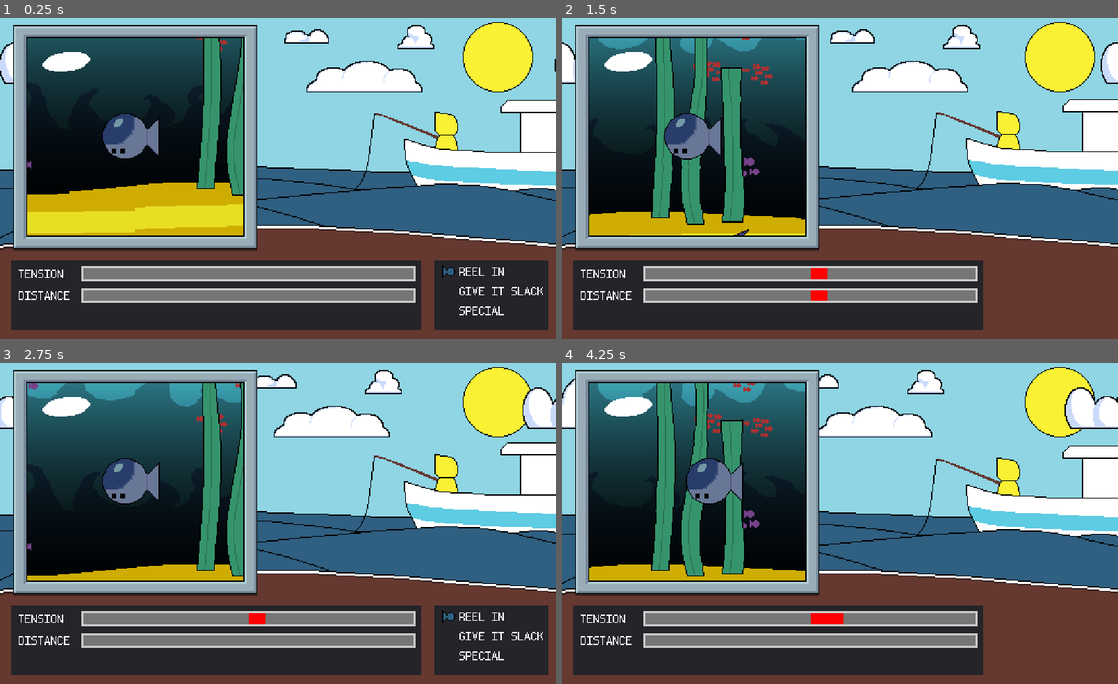
Above: before the commit, frames 1-4 (two rows, left to right).
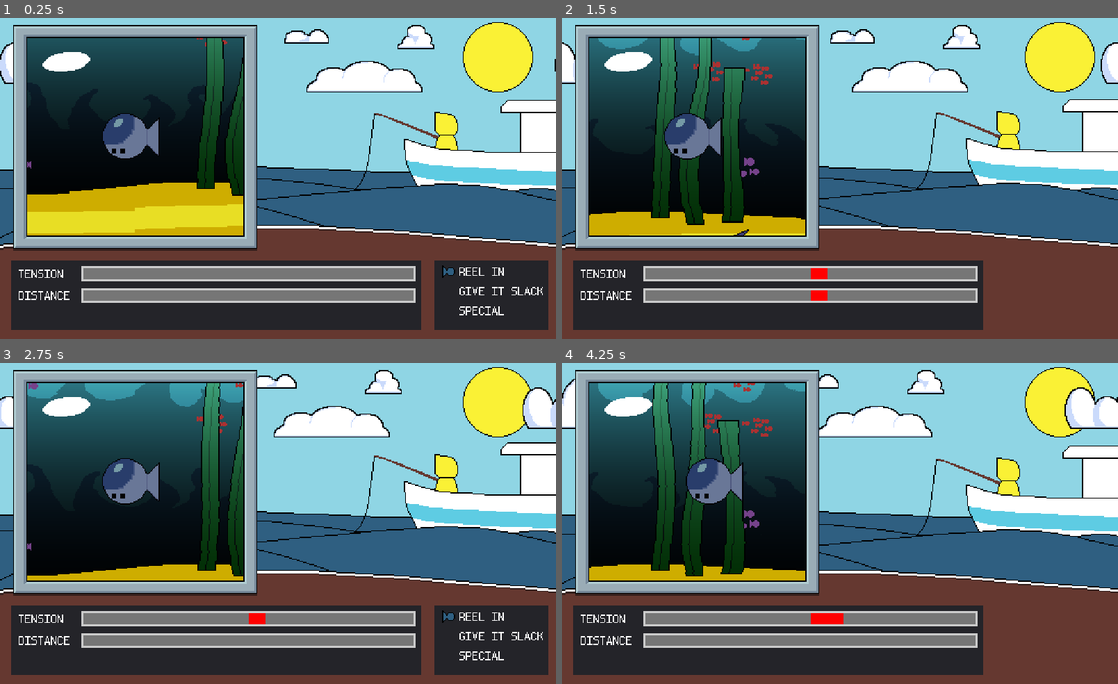
Above: after the commit, the same moments.

Repository: TateKennington/Battle-Fish-Saga
Game: Godot game, scene res://Battle.tscn
The game is run twice, just before and just after one commit, with the same random seed, the same clock (stepped at 60 frames per second) and the same inputs.
Inputs:
- Up to frame 1 (0.25 s): no input
- Up to frame 2 (1.5 s): tap Enter at 0.5 s; hold Up 0.53-1.28 s; tap Space at 0.77 s; hold Down from 1.28 s (still down)
- Up to frame 3 (2.75 s): tap Space at 1.52 s; release Down at 2.03 s; hold Up from 2.03 s (still down)
- Up to frame 4 (4.25 s): tap Space at 3.02, 3.77 s; release Up at 3.53 s; hold Down from 3.53 s (still down)

The runs differ from the first frame. In frame 1, 2.5% of the frame differs, in the area x 35-44%, y 6-55%; in frame 2, 4.4%; in frame 3, 2.7%; in frame 4, 4.5%, in the area x 16-33%, y 6-67%.

Commit message:
Add warbling to kelp

Diff:
--- a/Battle.tscn
+++ b/Battle.tscn
@@ -11,9 +11,19 @@
 [ext_resource path="res://Background/Battle/Foreground.png" type="Texture" id=9]
 [ext_resource path="res://WarbleShader.tres" type="Shader" id=10]
 [ext_resource path="res://Background/Battle/clouds.png" type="Texture" id=11]
+[ext_resource path="res://Background/OceanBackground-Seaweed.png" type="Texture" id=12]
 
 [sub_resource type="ShaderMaterial" id=1]
 shader = ExtResource( 10 )
+shader_param/Frequency = 2.0
+shader_param/Repeat = 0.5
+shader_param/Displacement = 0.2
+
+[sub_resource type="ShaderMaterial" id=2]
+shader = ExtResource( 10 )
+shader_param/Frequency = 1.0
+shader_param/Repeat = 1.0
+shader_param/Displacement = 0.1
 
 [node name="Battle" type="Node2D"]
 script = ExtResource( 1 )
@@ -89,6 +99,11 @@
 texture = ExtResource( 6 )
 centered = false
 
+[node name="Sprite2" type="Sprite" parent="ViewportContainer/Viewport/ParallaxBackground/ParallaxLayer2"]
+material = SubResource( 2 )
+texture = ExtResource( 12 )
+centered = false
+
 [node name="Enemy" type="Node2D" parent="ViewportContainer/Viewport"]
 
 [node name="DonkFish" parent="ViewportContainer/Viewport/Enemy" instance=ExtResource( 3 )]
--- a/WarbleShader.tres
+++ b/WarbleShader.tres
@@ -18,7 +18,7 @@
 operator = 2
 
 [sub_resource type="VisualShaderNodeScalarOp" id=7]
-default_input_values = [ 0, 0.0, 1, 2.0 ]
+default_input_values = [ 0, 0.0, 1, 1.0 ]
 operator = 2
 
 [sub_resource type="VisualShaderNodeScalarOp" id=8]
@@ -49,6 +49,15 @@
 default_input_values = [ 0, 0.0, 1, 2.0 ]
 operator = 5
 
+[sub_resource type="VisualShaderNodeScalarUniform" id=20]
+uniform_name = "Repeat"
+
+[sub_resource type="VisualShaderNodeScalarUniform" id=21]
+uniform_name = "Displacement"
+
+[sub_resource type="VisualShaderNodeScalarUniform" id=22]
+uniform_name = "Frequency"
+
 [sub_resource type="VisualShaderNodeInput" id=15]
 input_name = "texture"
 
@@ -66,6 +75,9 @@
 
 [resource]
 code = "shader_type canvas_item;
+uniform float Frequency;
+uniform float Repeat;
+uniform float Displacement;
 
 
 
@@ -90,9 +102,11 @@
 // Input:9
 	float n_out9p0 = TIME;
 
+// ScalarUniform:26
+	float n_out26p0 = Frequency;
+
 // ScalarOp:16
-	float n_in16p1 = 2.00000;
-	float n_out16p0 = n_out9p0 * n_in16p1;
+	float n_out16p0 = n_out9p0 * n_out26p0;
 
 // ScalarOp:13
 	float n_out13p0 = n_out15p0 + n_out16p0;
@@ -104,9 +118,11 @@
 	float n_in19p0 = 1.00000;
 	float n_out19p0 = n_in19p0 - n_out12p1;
 
+// ScalarUniform:24
+	float n_out24p0 = Repeat;
+
 // ScalarOp:18
-	float n_in18p1 = 0.50000;
-	float n_out18p0 = mod(n_out19p0, n_in18p1);
+	float n_out18p0 = mod(n_out19p0, n_out24p0);
 
 // ScalarOp:17
 	float n_in17p1 = 10.00000;
@@ -115,9 +131,11 @@
 // ScalarOp:14
 	float n_out14p0 = n_out10p0 * n_out17p0;
 
+// ScalarUniform:25
+	float n_out25p0 = Displacement;
+
 // ScalarOp:20
-	float n_in20p1 = 0.20000;
-	float n_out20p0 = n_out14p0 * n_in20p1;
+	float n_out20p0 = n_out14p0 * n_out25p0;
 
 // VectorCompose:11
 	float n_in11p1 = 0.00000;
@@ -177,6 +195,7 @@
 
 // Output:0
 	COLOR.rgb = n_out21p0;
+	COLOR.a = n_out5p1;
 
 }
 
@@ -186,18 +205,18 @@
 }
 "
 custom_defines = ""
-graph_offset = Vector2( -387.832, -357.2 )
+graph_offset = Vector2( -1258.79, 178 )
 mode = 1
 flags/light_only = false
-nodes/fragment/0/position = Vector2( 460, -100 )
+nodes/fragment/0/position = Vector2( 580, -100 )
 nodes/fragment/4/node = SubResource( 15 )
 nodes/fragment/4/position = Vector2( -80, -60 )
 nodes/fragment/5/node = SubResource( 16 )
 nodes/fragment/5/position = Vector2( 160, -140 )
 nodes/fragment/6/node = SubResource( 17 )
-nodes/fragment/6/position = Vector2( -940, -100 )
+nodes/fragment/6/position = Vector2( -1200, -140 )
 nodes/fragment/7/node = SubResource( 18 )
-nodes/fragment/7/position = Vector2( -580, -140 )
+nodes/fragment/7/position = Vector2( -840, -240 )
 nodes/fragment/9/node = SubResource( 19 )
 nodes/fragment/9/position = Vector2( -1340, 320 )
 nodes/fragment/10/node = SubResource( 1 )
@@ -228,4 +247,10 @@
 nodes/fragment/22/position = Vector2( -120, -340 )
 nodes/fragment/23/node = SubResource( 14 )
 nodes/fragment/23/position = Vector2( -460, -320 )
-nodes/fragment/connections = PoolIntArray( 4, 0, 5, 2, 6, 0, 7, 0, 7, 0, 5, 0, 11, 0, 7, 1, 6, 0, 12, 0, 13, 0, 10, 0, 10, 0, 14, 0, 12, 1, 15, 0, 15, 0, 13, 0, 9, 0, 16, 0, 16, 0, 13, 1, 17, 0, 14, 1, 18, 0, 17, 0, 12, 1, 19, 1, 19, 0, 18, 0, 14, 0, 20, 0, 20, 0, 11, 0, 5, 0, 21, 0, 21, 0, 0, 0, 22, 0, 21, 1, 19, 0, 23, 0, 23, 0, 22, 0, 23, 0, 22, 1, 23, 0, 22, 2 )
+nodes/fragment/24/node = SubResource( 20 )
+nodes/fragment/24/position = Vector2( -1400, 80 )
+nodes/fragment/25/node = SubResource( 21 )
+nodes/fragment/25/position = Vector2( -180, 460 )
+nodes/fragment/26/node = SubResource( 22 )
+nodes/fragment/26/position = Vector2( -1340, 460 )
+nodes/fragment/connections = PoolIntArray( 4, 0, 5, 2, 6, 0, 7, 0, 7, 0, 5, 0, 11, 0, 7, 1, 6, 0, 12, 0, 13, 0, 10, 0, 10, 0, 14, 0, 12, 1, 15, 0, 15, 0, 13, 0, 9, 0, 16, 0, 16, 0, 13, 1, 17, 0, 14, 1, 18, 0, 17, 0, 12, 1, 19, 1, 19, 0, 18, 0, 14, 0, 20, 0, 20, 0, 11, 0, 5, 0, 21, 0, 22, 0, 21, 1, 19, 0, 23, 0, 23, 0, 22, 0, 23, 0, 22, 1, 23, 0, 22, 2, 21, 0, 0, 0, 5, 1, 0, 1, 24, 0, 18, 1, 25, 0, 20, 1, 26, 0, 16, 1 )
Binary file changed: Background/OceanBackground-Close.aseprite
Binary file changed: Background/OceanBackground-Close.png
Binary file added: Background/OceanBackground-Seaweed.aseprite
Binary file added: Background/OceanBackground-Seaweed.png
Not shown, added: Background/OceanBackground-Seaweed.png.import
Not shown: 1 places in Battle.tscn that only renumber resources
Not shown: 1 places in WarbleShader.tres that only renumber resources
